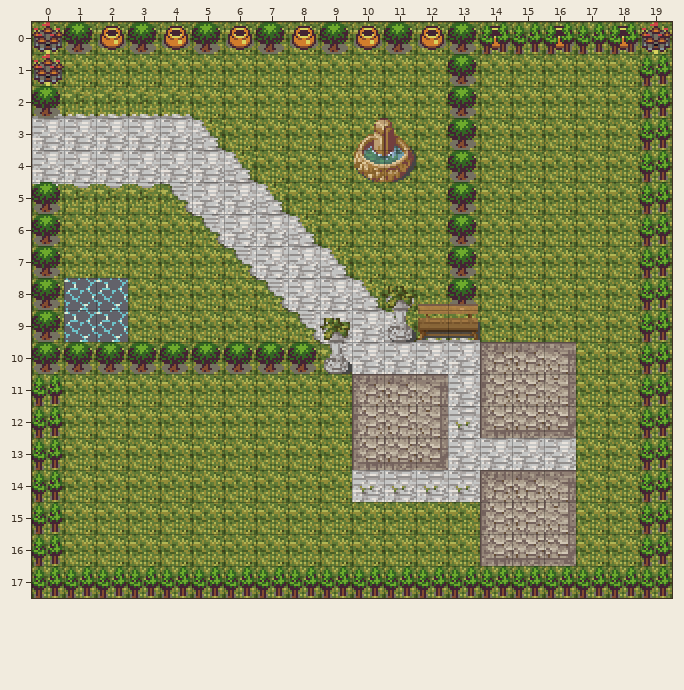
An edit to a level. Tiled map, maps/gardenPath.tmx. The picture above is the old version.
Cells are 16x16 px. Shown: x 0..19, y 0..17.
New version:
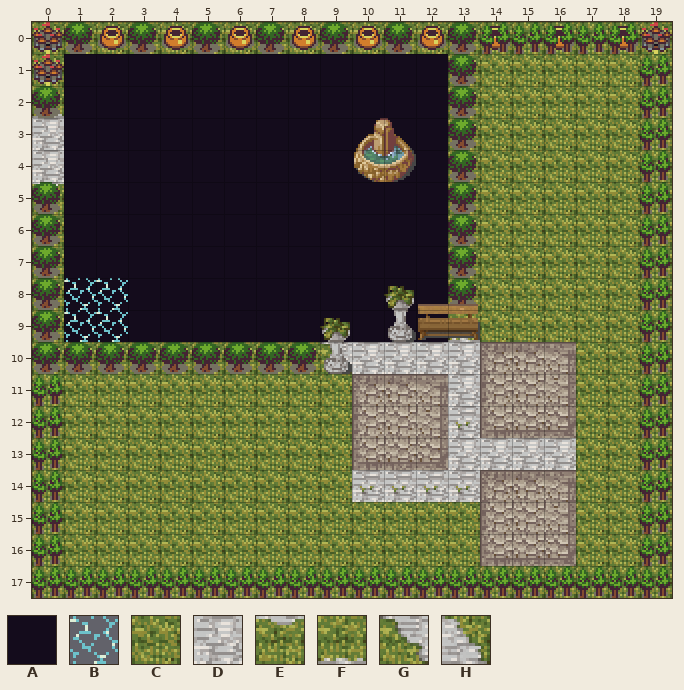
Key: from "basictiles_2": A 22, B 82; from "magecity_1": C 0, D 1, E 227, F 235, G 236, H 239.
_ is an empty cell.
Edits made:
Layer "Ground":
y 1: x 1..12 CCCCCCCCCCCC -> AAAAAAAAAAAA
y 2: x 1..12 FFFFCCCCCCCC -> AAAAAAAAAAAA
y 3: x 1..12 DDDDHCCCCCCC -> AAAAAAAAAAAA
y 4: x 1..12 DDDDDHCCCCCC -> AAAAAAAAAAAA
y 5: x 1..12 EEEGDDHCCCCC -> AAAAAAAAAAAA
y 6: x 1..12 CCCCGDDHCCCC -> AAAAAAAAAAAA
y 7: x 1..12 CCCCCGDDHCCC -> AAAAAAAAAAAA
y 8: x 1..12 BBCCCCGDDHCC -> AAAAAAAAAAAA
y 9: x 1..12 BBCCCCCGDDHF -> AAAAAAAAAAAA
Layer "Detail":
y 8..9: x 1..2 BB -> __
